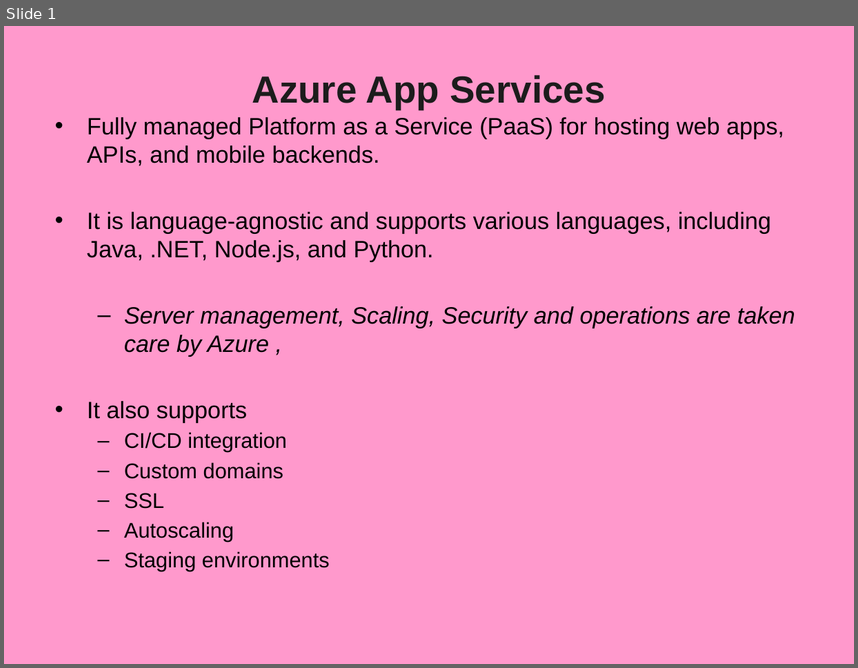
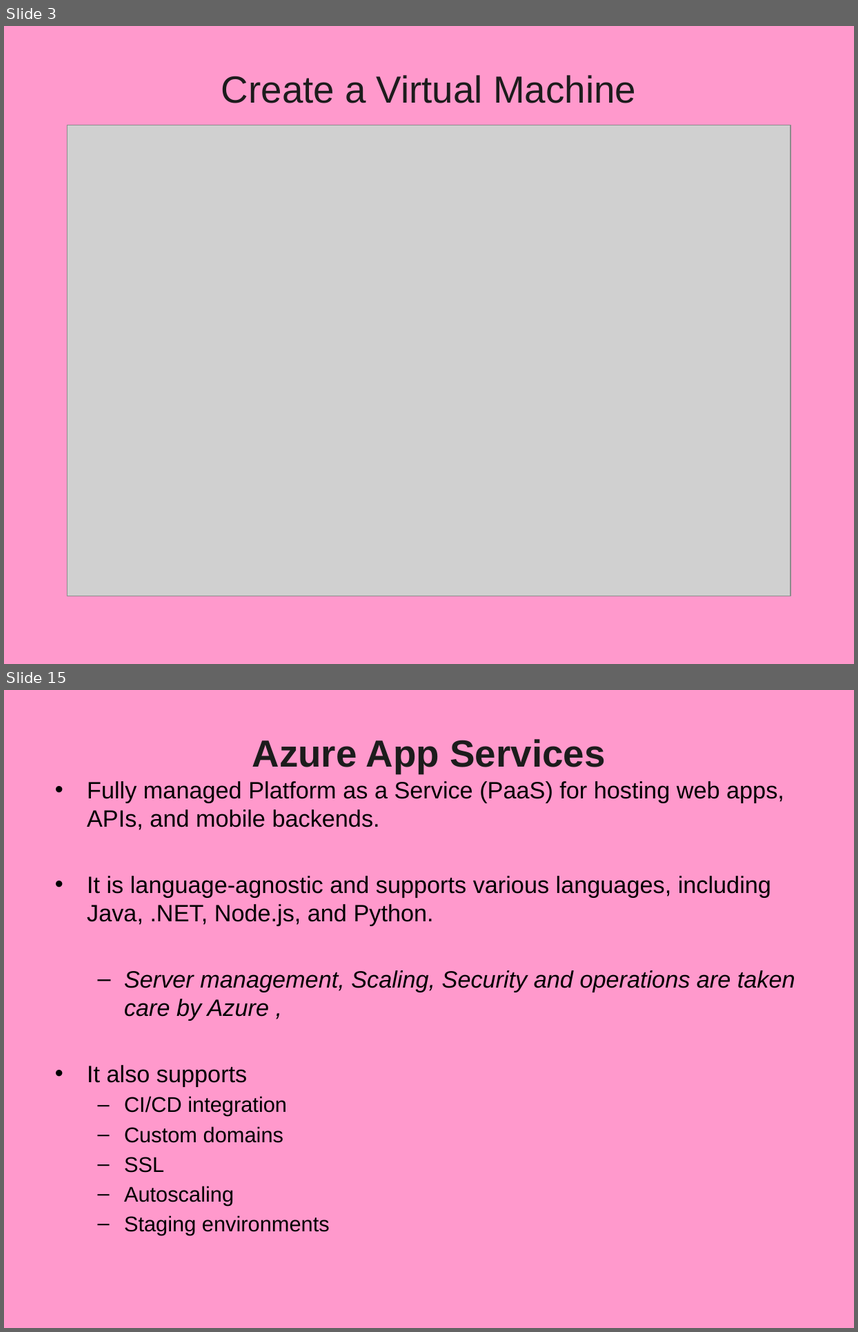
Before and after one commit to Santoshbuild/my_project, a slide deck: 19_Azure_AppService.pptx. Shown one above the other, each under a label of ours: slide 1 before the commit, slides 3 and 15 after it; the slides between them are not shown. The pictures are 858x668 and 858x1332 pixels, drawn with LibreOffice and Linux fonts; fonts in the diff are those of the drawing; grey boxes stand for pictures; background and template pictures are left out. Boxes give left, top, right and bottom in pixels: in the first picture for what was removed or moved away, otherwise in the second. Text is boxed around its words. In the diff, an @@ line names an element or a change of style, - is before the commit and + after.

```diff
--- a/19_Azure_AppService.pptx
+++ b/19_Azure_AppService.pptx
@@ slide 3 added at [4,26,854,664], background picture (left out) @@
@@ title added at [221,75,636,103], 32 pt, text #1C1C1C @@
+Create a Virtual Machine
@@ picture added at [67,125,791,595] @@
@@ what was slide 1 is now slide 15 @@
```
Also in this commit, not shown: 13 other slides added, 19 other files.
